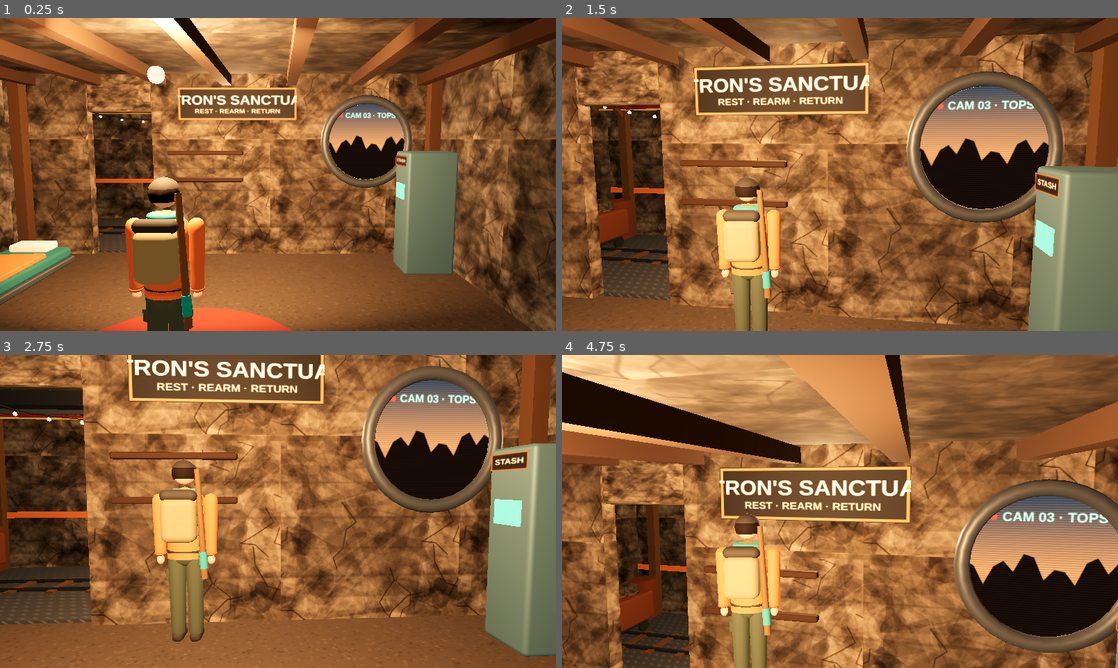
Above: before the commit, frames 1-4 (two rows, left to right).
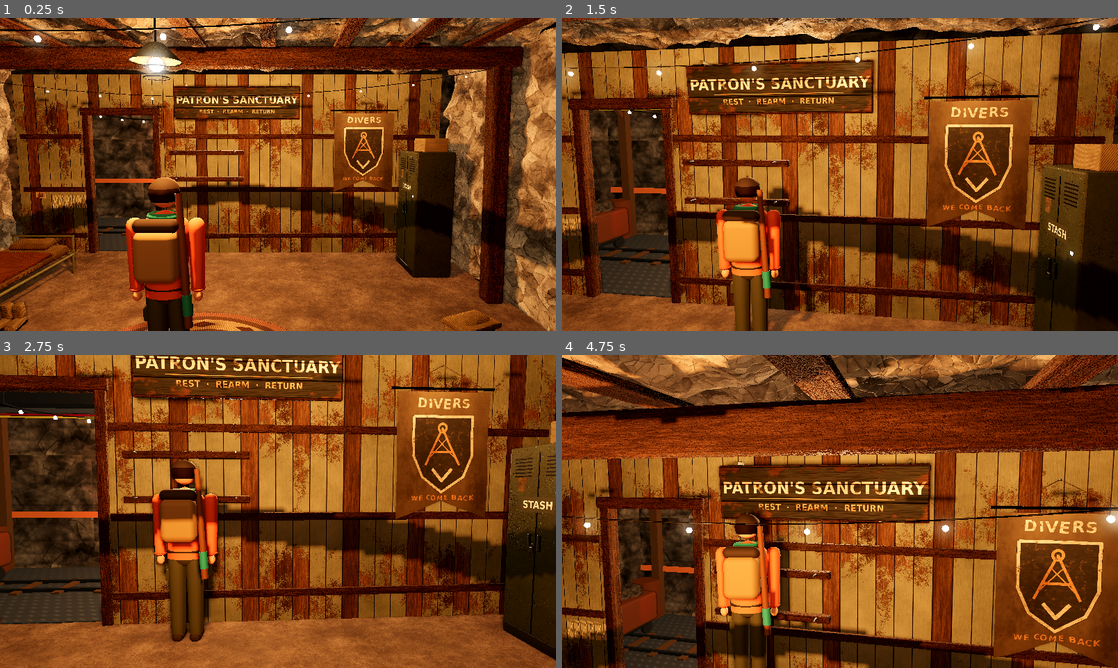
Above: after the commit, the same moments.

Repository: justpoqui/emag
Game: Godot game, scene res://scenes/sanctuary.tscn
Two runs of this game, one before a commit and one after it. Both use one fixed random seed, a clock stepped at 60 frames per second and the inputs below.
Inputs (mouse positions are in pixels of both pictures, inside the frame that each line leads up to):
- Up to frame 1 (0.25 s): no input
- Up to frame 2 (1.5 s): tap Enter at 0.5 s; move the mouse to (867, 174) at 0.52 s; hold C 0.53-1.28 s; hold W from 0.53 s (still down); tap Space at 0.77 s; move the mouse to (812, 174) at 1.27 s; tap Shift at 1.35 s
- Up to frame 3 (2.75 s): keep holding W; tap Space at 1.52 s; move the mouse to (289, 505) at 2.02 s; hold C from 2.03 s (still down)
- Up to frame 4 (4.75 s): keep holding W; tap Space at 2.75, 3.02, 3.77, 4.52 s; move the mouse to (834, 517) at 2.77 s; release C at 2.78 s; tap Shift at 2.85, 4.35 s; move the mouse to (878, 514) at 3.52 s; hold C 3.53-4.28 s; move the mouse to (795, 508) at 4.27 s

The runs differ from the first frame. In frame 1, 78% of the frame differs, in the area x 0-100%, y 0-100%; in frame 2, 82%; in frame 3, 76%; in frame 4, 89%.

Commit message:
feat: put the reworked quarters into the Godot Sanctuary
- tools/blender/build_quarters.py --export merges the room by material
  (24 meshes) and writes models/sanctuary/env_sanctuary_quarters.gltf
  (+ .bin) that points at the shared textures in textures/sanctuary/.
- The web-game export now leaves the old quarters out of sanctuary.glb.
- scenes/sanctuary.tscn adds the quarters with live warm lamps (main
  lamp with shadows and distance fade, bed, vanity, banner, string
  lights), a reflection probe for the mirror and metal, SSAO and glow.
- scripts/level.gd gives extra models (the quarters) collision too.

Not yet opened in Godot: the editor can't be run in this environment,
so lamp brightness is a first estimate.

Design doc: design/art/art-bible.md

Co-Authored-By: Claude Opus 5.5 <noreply@anthropic.com>
Claude-Session: https://claude.ai/code/session_01CZDA9kN1F7BB8AZ3GufLR9

Diff:
--- a/godot/scenes/sanctuary.tscn
+++ b/godot/scenes/sanctuary.tscn
@@ -1,8 +1,9 @@
-[gd_scene load_steps=5 format=3]
+[gd_scene load_steps=6 format=3]
 
 [ext_resource type="Script" path="res://scripts/level.gd" id="1_level"]
 [ext_resource type="PackedScene" path="res://models/sanctuary.glb" id="2_model"]
 [ext_resource type="PackedScene" path="res://scenes/raider.tscn" id="3_raider"]
+[ext_resource type="PackedScene" path="res://models/sanctuary/env_sanctuary_quarters.gltf" id="4_quarters"]
 
 [sub_resource type="Environment" id="Environment_sanctuary"]
 background_mode = 1
@@ -17,6 +18,11 @@
 fog_light_color = Color(0.082, 0.075, 0.059, 1)
 fog_depth_begin = 14.0
 fog_depth_end = 30.0
+ssao_enabled = true
+glow_enabled = true
+glow_intensity = 0.6
+glow_bloom = 0.05
+glow_hdr_threshold = 1.2
 
 [node name="Sanctuary" type="Node3D"]
 script = ExtResource("1_level")
@@ -24,6 +30,7 @@
 spawn = Vector3(0, 0, 0.3)
 spawn_yaw = 3.14159
 other_scene = "res://scenes/dustline.tscn"
+extra_models = Array[NodePath]([NodePath("Quarters")])
 
 [node name="WorldEnvironment" type="WorldEnvironment" parent="."]
 environment = SubResource("Environment_sanctuary")
@@ -32,3 +39,78 @@
 
 [node name="Raider" parent="." instance=ExtResource("3_raider")]
 fov = 48.0
+
+[node name="Quarters" parent="." instance=ExtResource("4_quarters")]
+
+[node name="QuartersLights" type="Node3D" parent="."]
+
+[node name="LampMain" type="OmniLight3D" parent="QuartersLights"]
+transform = Transform3D(1, 0, 0, 0, 1, 0, 0, 0, 1, 0, 2.72, 0.4)
+light_color = Color(1, 0.66, 0.38, 1)
+light_energy = 2.2
+shadow_enabled = true
+omni_range = 8.0
+distance_fade_enabled = true
+distance_fade_begin = 20.0
+distance_fade_shadow = 12.0
+distance_fade_length = 5.0
+
+[node name="LampBed" type="OmniLight3D" parent="QuartersLights"]
+transform = Transform3D(1, 0, 0, 0, 1, 0, 0, 0, 1, -3.4, 0.86, 0.2)
+light_color = Color(1, 0.66, 0.38, 1)
+light_energy = 0.7
+omni_range = 3.0
+
+[node name="LampVanity" type="OmniLight3D" parent="QuartersLights"]
+transform = Transform3D(1, 0, 0, 0, 1, 0, 0, 0, 1, 3.7, 2.0, 2.45)
+light_color = Color(1, 0.72, 0.48, 1)
+light_energy = 0.6
+omni_range = 3.0
+
+[node name="LampBanner" type="OmniLight3D" parent="QuartersLights"]
+transform = Transform3D(1, 0, 0, 0, 1, 0, 0, 0, 1, 2.55, 2.9, -3.0)
+light_color = Color(1, 0.7, 0.45, 1)
+light_energy = 0.8
+omni_range = 2.5
+
+[node name="String0" type="OmniLight3D" parent="QuartersLights"]
+transform = Transform3D(1, 0, 0, 0, 1, 0, 0, 0, 1, -2.22, 2.78, -1.4)
+light_color = Color(1, 0.66, 0.38, 1)
+light_energy = 0.5
+omni_range = 3.5
+
+[node name="String1" type="OmniLight3D" parent="QuartersLights"]
+transform = Transform3D(1, 0, 0, 0, 1, 0, 0, 0, 1, 0, 2.65, -1.4)
+light_color = Color(1, 0.66, 0.38, 1)
+light_energy = 0.5
+omni_range = 3.5
+
+[node name="String2" type="OmniLight3D" parent="QuartersLights"]
+transform = Transform3D(1, 0, 0, 0, 1, 0, 0, 0, 1, 2.22, 2.78, -1.4)
+light_color = Color(1, 0.66, 0.38, 1)
+light_energy = 0.5
+omni_range = 3.5
+
+[node name="String3" type="OmniLight3D" parent="QuartersLights"]
+transform = Transform3D(1, 0, 0, 0, 1, 0, 0, 0, 1, -2.32, 2.78, 1.4)
+light_color = Color(1, 0.66, 0.38, 1)
+light_energy = 0.5
+omni_range = 3.5
+
+[node name="String4" type="OmniLight3D" parent="QuartersLights"]
+transform = Transform3D(1, 0, 0, 0, 1, 0, 0, 0, 1, -0.25, 2.65, 1.4)
+light_color = Color(1, 0.66, 0.38, 1)
+light_energy = 0.5
+omni_range = 3.5
+
+[node name="String5" type="OmniLight3D" parent="QuartersLights"]
+transform = Transform3D(1, 0, 0, 0, 1, 0, 0, 0, 1, 1.82, 2.78, 1.4)
+light_color = Color(1, 0.66, 0.38, 1)
+light_energy = 0.5
+omni_range = 3.5
+
+[node name="QuartersProbe" type="ReflectionProbe" parent="."]
+transform = Transform3D(1, 0, 0, 0, 1, 0, 0, 0, 1, 0, 1.7, 0)
+size = Vector3(8, 3.4, 7)
+box_projection = true
+interior = true
--- a/godot/scripts/level.gd
+++ b/godot/scripts/level.gd
@@ -5,6 +5,8 @@
 
 ## The node holding the imported level model.
 @export var model_path: NodePath = ^"Model"
+## Further imported models that also get collision (e.g. rooms rebuilt in Blender).
+@export var extra_models: Array[NodePath] = []
 ## res:// path of the *_instances.json written by tools/export-glb.
 @export_file("*.json") var instances_json := ""
 ## Where the raider starts, and which way they face (radians, 0 = +Z).
@@ -20,6 +22,10 @@
 	var model := get_node_or_null(model_path)
 	if model:
 		_add_collision(model)
+	for path in extra_models:
+		var extra := get_node_or_null(path)
+		if extra:
+			_add_collision(extra)
 	if instances_json != "":
 		_add_instances(instances_json)
 	var sun := get_node_or_null(^"Sun") as DirectionalLight3D
Binary file changed: godot/models/sanctuary.glb
Binary file added: godot/models/sanctuary/env_sanctuary_quarters.bin
Not shown, added: godot/models/sanctuary/env_sanctuary_quarters.gltf
